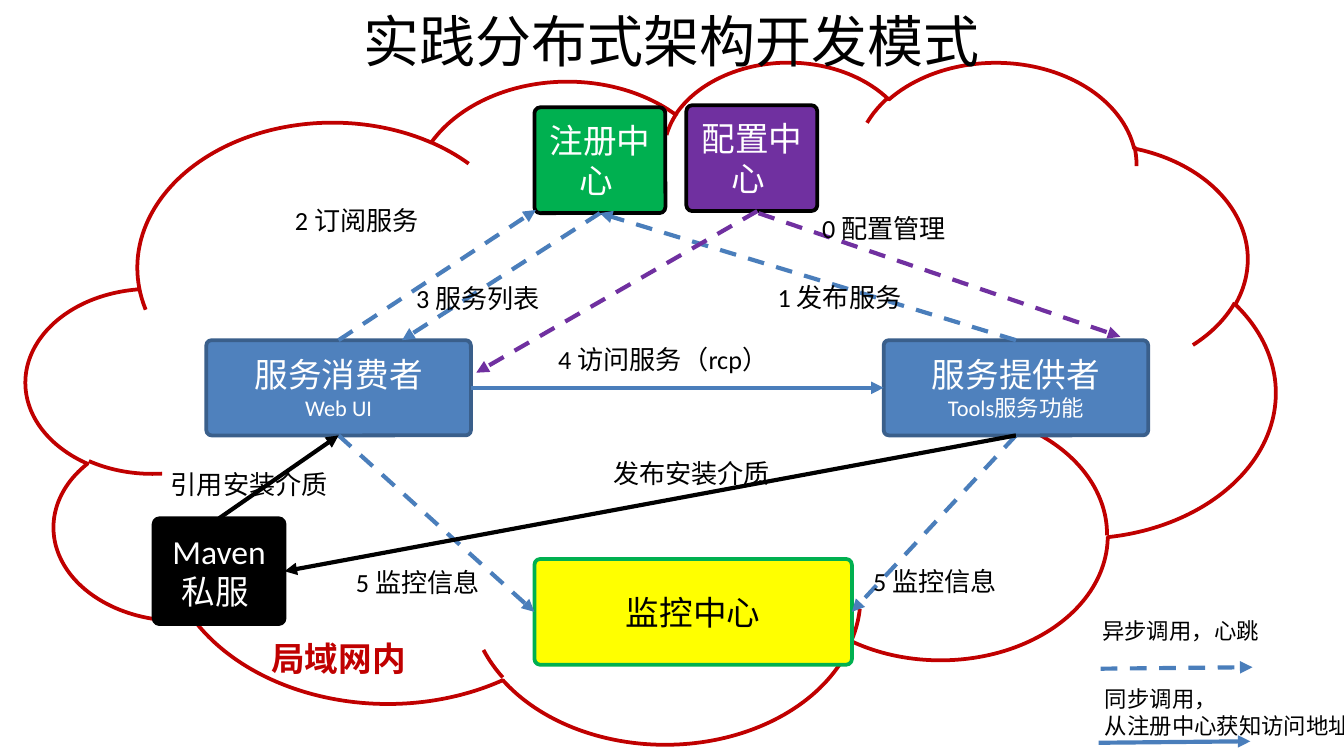
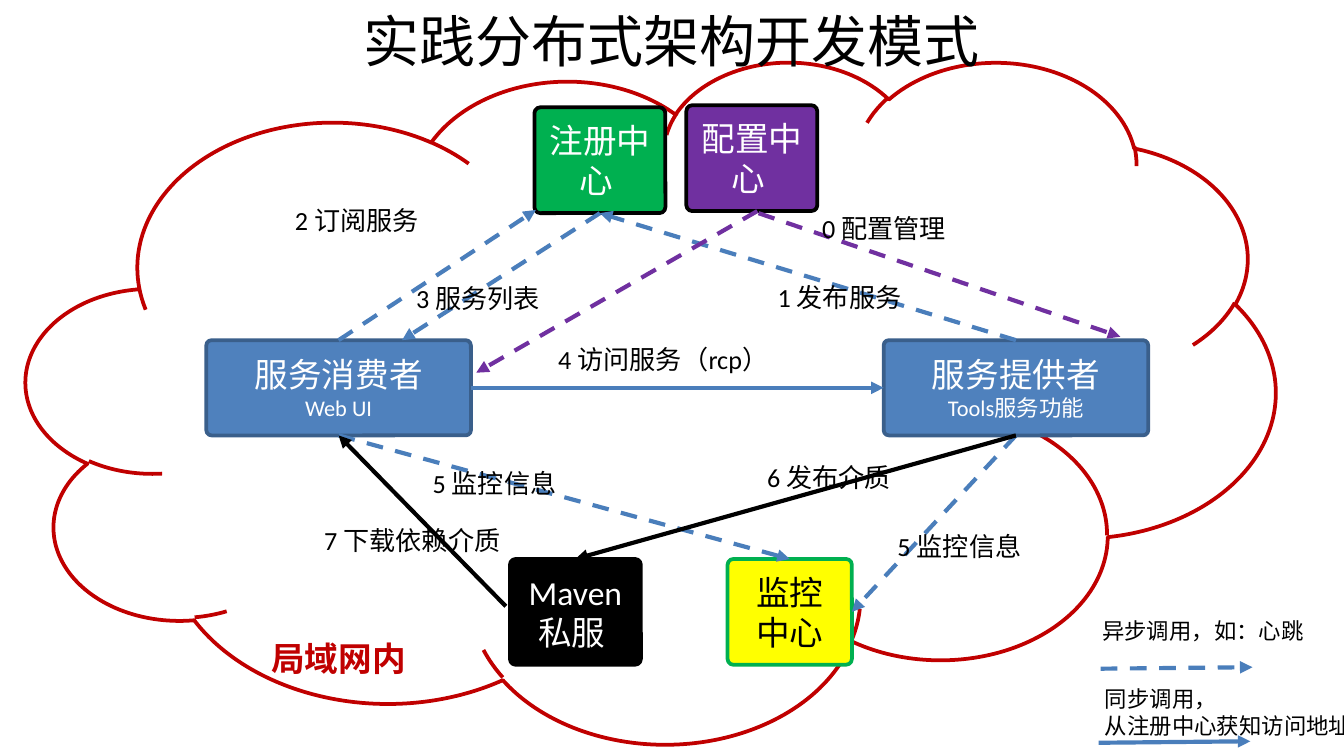
Before and after one commit to shiyunlai/tistools, a slide deck: slide 27 of TIStools.pptx (slide 6 before the commit). Drawn at 1344x756 pixels with LibreOffice and Linux fonts; fonts in the diff are those of the drawing. Boxes give left, top, right and bottom in pixels: in the first picture for what was removed or moved away, otherwise in the second. Text is boxed around its words. In the diff, an @@ line names an element or a change of style, - is before the commit and + after.

```diff
--- a/TIStools.pptx
+++ b/TIStools.pptx
@@ arrow moved from (339, 435) - (535, 612) to (339, 435) - (790, 559) @@
@@ arrow moved from (219, 519) - (339, 435) to (505, 606) - (339, 435) @@
@@ arrow moved from (1016, 435) - (285, 571) to (1016, 435) - (575, 559) @@
@@ text "5 监控信息": place and size @@
-text "5 监控信息" at (356,565,480,595)
+text "5 监控信息" at (433,466,557,496)
@@ text at (767,465,891,494): text changed @@
-发布安装介质
+6 发布介质
@@ text at (324,523,500,557): text changed @@
-引用安装介质
+7 下载依赖介质
@@ text "5 监控信息": place and size @@
-text "5 监控信息" at (873,564,997,594)
+text "5 监控信息" at (897,529,1022,559)
@@ rounded rectangle "Maven私服": place and size @@
-rounded rectangle "Maven私服" at (153,519,284,625)
+rounded rectangle "Maven私服" at (509,559,640,665)
@@ rounded rectangle "监控中心": place and size @@
-rounded rectangle "监控中心" at (535,559,852,665)
+rounded rectangle "监控中心" at (727,559,852,665)
@@ text at (1102,620,1304,642): text changed @@
-异步调用，心跳
+异步调用，如：心跳
```
Also in this commit, not shown: 8 other slides changed, 3 slides added.
